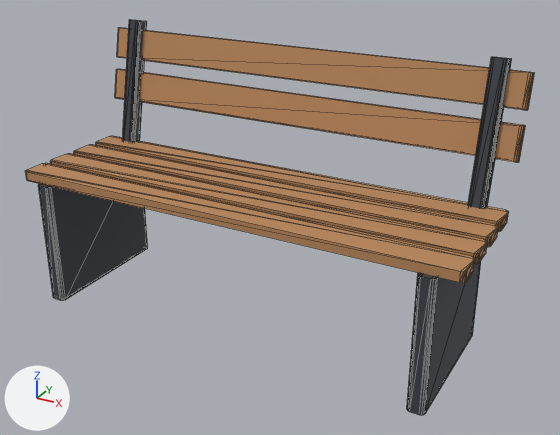
What one commit did to the glTF model game/assets/kit/ghe-bang.glb.
The view is the same before and after, from a 50 mm camera at (1.109, -1.887, 1.28) aimed at (0.071, -0.001, 0.337). Lighting does not change. The marker at lower left points along +X, +Y and +Z. The first picture is the older version. Mesh edges are drawn as thin lines. Vertices at exactly the same position are counted once.

Names of what the first picture shows: 'ghe-bang'.
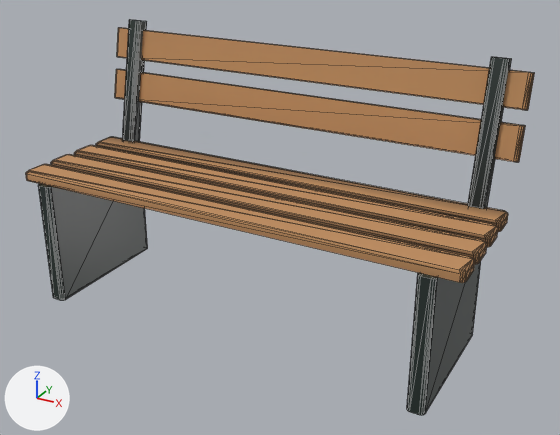
Location of each change, [x1, y1, x2, y2] in pixels of the pictures (560 x 435 px):
'ghe-bang', reshaped: before [25, 20, 535, 415]; after [26, 20, 535, 415]
part 1 of me_mesh_0, cut back: before [25, 136, 509, 283]; after [26, 137, 508, 283]
part 2 of me_mesh_0, recoloured: [38, 20, 511, 415] in both

The change, as a list of edits to the scene's bpy script:
```text
Add mat_satin:
    mat_satin = bpy.data.materials.new('satin')
    mat_satin.use_nodes = True; mat_satin.node_tree.nodes.clear()
    _N = mat_satin.node_tree.nodes; _L = mat_satin.node_tree.links
    n0 = _N.new('ShaderNodeBsdfPrincipled'); n0.name = 'Principled BSDF'
    n0.inputs[2].default_value = 0.36  # 'Roughness'
    n1 = _N.new('ShaderNodeOutputMaterial'); n1.name = 'Material Output'
    n2 = _N.new('ShaderNodeVertexColor'); n2.name = 'Color Attribute'
    _L.new(n0.outputs[0], n1.inputs[0])  # 'BSDF' to 'Surface'
    _L.new(n2.outputs[0], n0.inputs[0])  # 'Color' to 'Base Color'
Add mat_matte:
    mat_matte = bpy.data.materials.new('matte')
    mat_matte.use_nodes = True; mat_matte.node_tree.nodes.clear()
    _N = mat_matte.node_tree.nodes; _L = mat_matte.node_tree.links
    n0 = _N.new('ShaderNodeBsdfPrincipled'); n0.name = 'Principled BSDF'
    n0.inputs[2].default_value = 0.85  # 'Roughness'
    n1 = _N.new('ShaderNodeOutputMaterial'); n1.name = 'Material Output'
    n2 = _N.new('ShaderNodeVertexColor'); n2.name = 'Color Attribute'
    _L.new(n0.outputs[0], n1.inputs[0])  # 'BSDF' to 'Surface'
    _L.new(n2.outputs[0], n0.inputs[0])  # 'Color' to 'Base Color'
Change me_mesh_0:
    used by ob_ghe_bang; location = (0.0, 0.0, 0.0)
    remove me_mesh_0.from_pydata(...)  # 320 vertices, 600 faces; spans x -0.71..0.71, y -0.273..0.273, z 0.0..0.836
    add me_mesh_0.from_pydata(...)  # 384 vertices, 728 faces; spans x -0.71..0.71, y -0.273..0.273, z 0.0..0.836
    me_mesh_0 part 1
    64 vertices are removed from x -0.71..0.71, y -0.258..0.162, z 0.43
    184 faces are deleted
    24 vertices are added at x -0.704..0.704, y -0.252..0.156, z 0.43
    64 new vertices lie (0.0, 0.0, 0.024) away from vertices in x -0.71..0.71, y -0.258..0.162, z 0.4
    8 new vertices lie (-0.006, -0.005, 0.006) away from vertices in x 0.704..0.708, y -0.174..0.16, z 0.424
    8 new vertices lie (0.006, -0.005, 0.006) away from vertices in x -0.708..-0.704, y -0.174..0.16, z 0.424
    8 new vertices lie (0.006, 0.005, 0.006) away from vertices in x -0.708..-0.704, y -0.256..0.078, z 0.424
    8 new vertices lie (-0.006, 0.005, 0.006) away from vertices in x 0.704..0.708, y -0.256..0.078, z 0.424
    8 new vertices lie (0.0, -0.058, 0.0) away from vertices in x -0.704..0.704, y -0.184..0.146, z 0.43
    312 new faces join them, mat_matte
    me_mesh_0 part 2: 240 faces spanning x -0.645..0.645, y -0.273..0.273, z 0.0..0.836 switch from mat_kit to mat_satin
    add me_mesh_0.materials.append(mat_matte)
```
